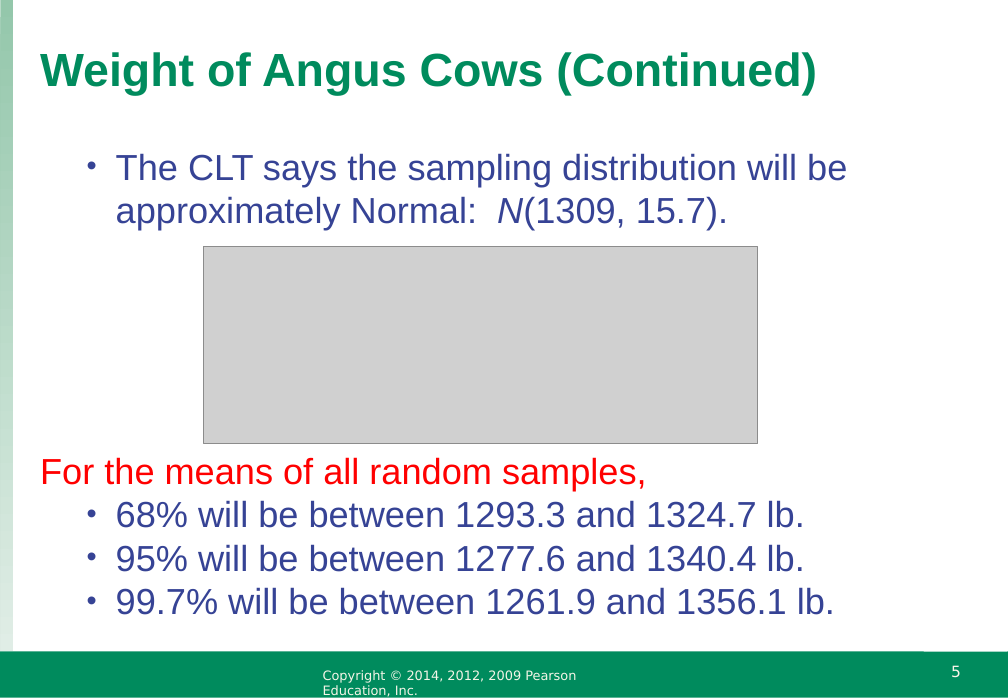
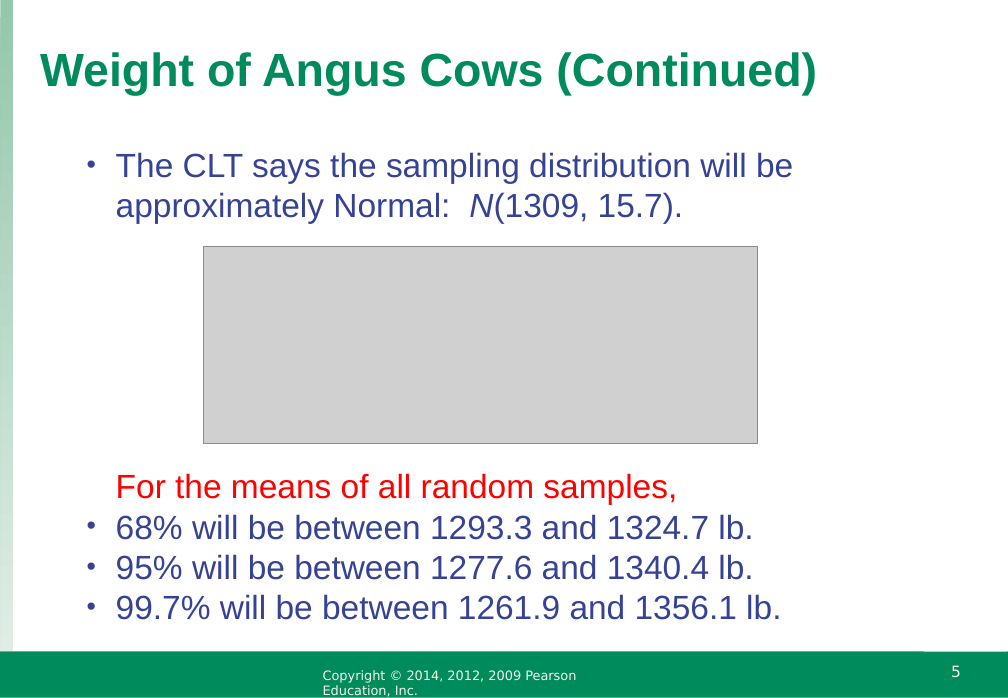
Before and after one commit to raffled/STAT111, a slide deck: slide 5 of week5/IS4_ppt_chapter18.odp. Drawn at 1008x698 pixels with LibreOffice and Linux fonts; fonts in the diff are those of the drawing; grey boxes stand for pictures; background and template pictures are left out. Boxes give left, top, right and bottom in pixels: in the first picture for what was removed or moved away, otherwise in the second. Text is boxed around its words. In the diff, an @@ line names an element or a change of style, - is before the commit and + after.

```diff
--- a/week5/IS4_ppt_chapter18.odp
+++ b/week5/IS4_ppt_chapter18.odp
@@ text "The CLT says the sampling ..." at (116,152,793,620): size 28 to 25.9 pt @@
```
Also in this commit, not shown: 2 other slides changed, 4 slides removed, 5 other files.
